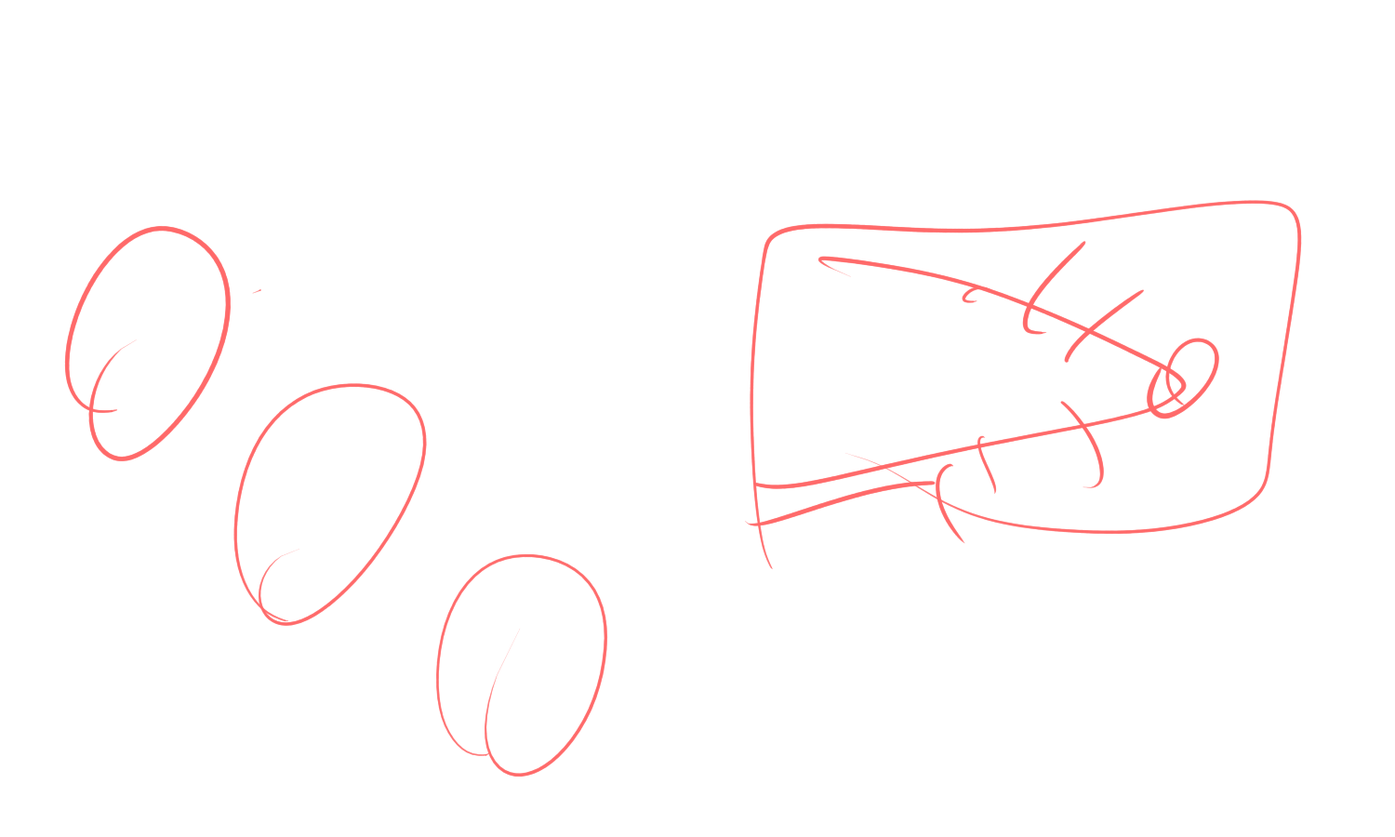
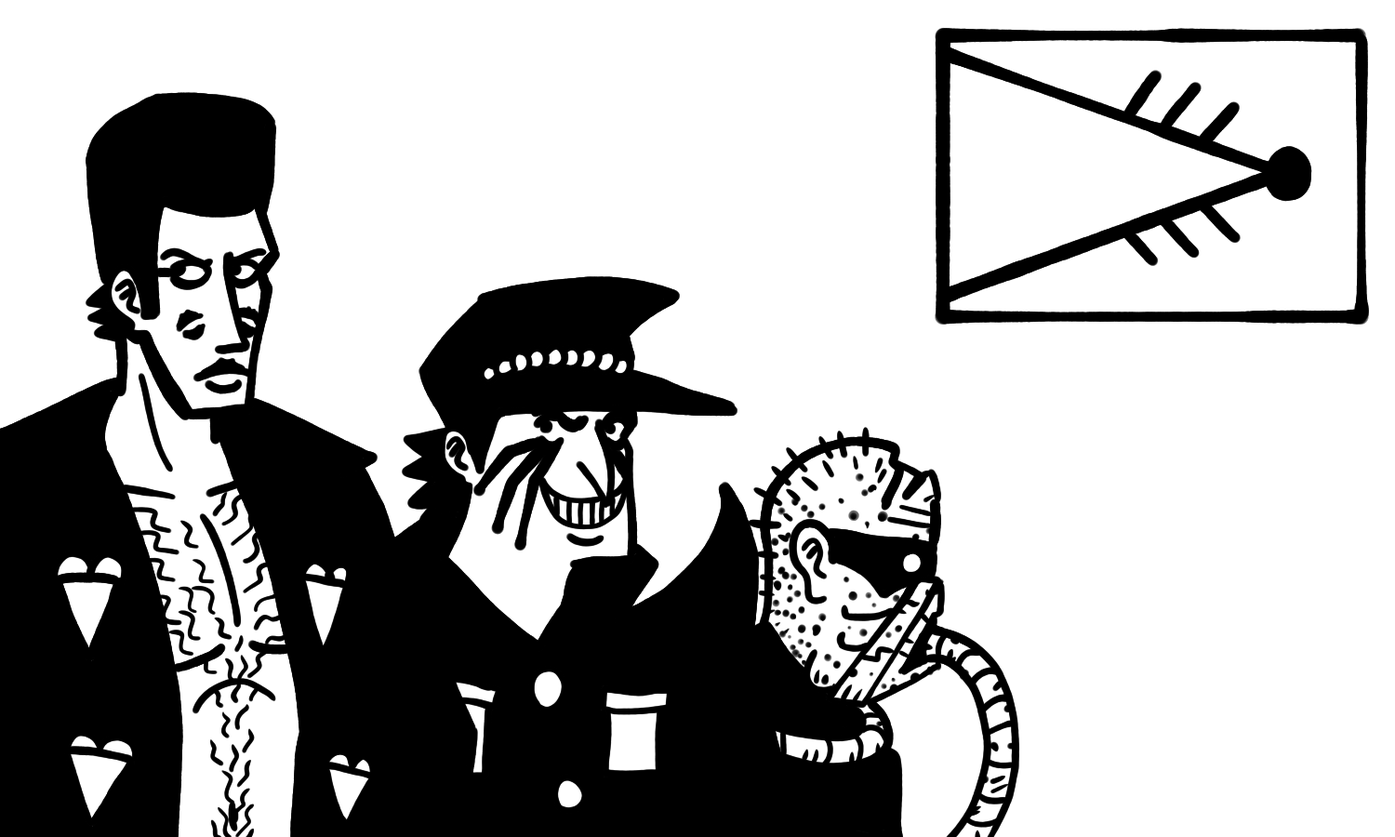
Before/after of a (1395, 837) layered artwork. What changed in the layer stack:
added group "Rats" with 32 layers over [0, 26, 1370, 837]
added group "Mod" with 6 layers in group "Rats" over [0, 92, 573, 837]
added layer "Lines 2" (2nd of 4, in "Rats" › "Mod") in group "Mod" over [119, 238, 298, 837]
added layer "Lines" (7th of 10, in "Rats" › "Mod") in group "Mod" over [0, 92, 573, 837]
added layer "Color" (7th of 10, in "Rats" › "Mod") in group "Mod" over [0, 92, 514, 837]
added group "Peach" with 6 layers in group "Rats" over [156, 186, 935, 837]
added layer "Lines 2" (3rd of 4, in "Rats" › "Peach") in group "Peach" over [376, 305, 853, 837]
added layer "Lines" (8th of 10, in "Rats" › "Peach") in group "Peach" over [156, 186, 871, 837]
added layer "Color" (8th of 10, in "Rats" › "Peach") in group "Peach" over [156, 245, 811, 837]
added group "Mr. Gizzard" with 6 layers in group "Rats" over [535, 416, 1109, 837]
added layer "Lines 2" (4th of 4, in "Rats" › "Mr. Gizzard") in group "Mr. Gizzard" over [654, 416, 1072, 837]
added layer "Lines" (9th of 10, in "Rats" › "Mr. Gizzard") in group "Mr. Gizzard" over [572, 424, 1109, 837]
added layer "Color" (9th of 10, in "Rats" › "Mr. Gizzard") in group "Mr. Gizzard" over [572, 424, 1109, 837]
added group "Flag" (2nd of 2, in "Rats") with 5 layers in group "Rats" over [786, 26, 1370, 482]
added layer "Lines" (10th of 10, in "Rats" › "Flag") in group "Flag" over [846, 26, 1370, 363]
added layer "Color" (10th of 10, in "Rats" › "Flag") in group "Flag" over [786, 26, 1370, 482]
renamed "Guds Rats" to "Guds - Flag", hid it, moved it into group "Flag", painted on it over [0, 26, 1370, 837]
